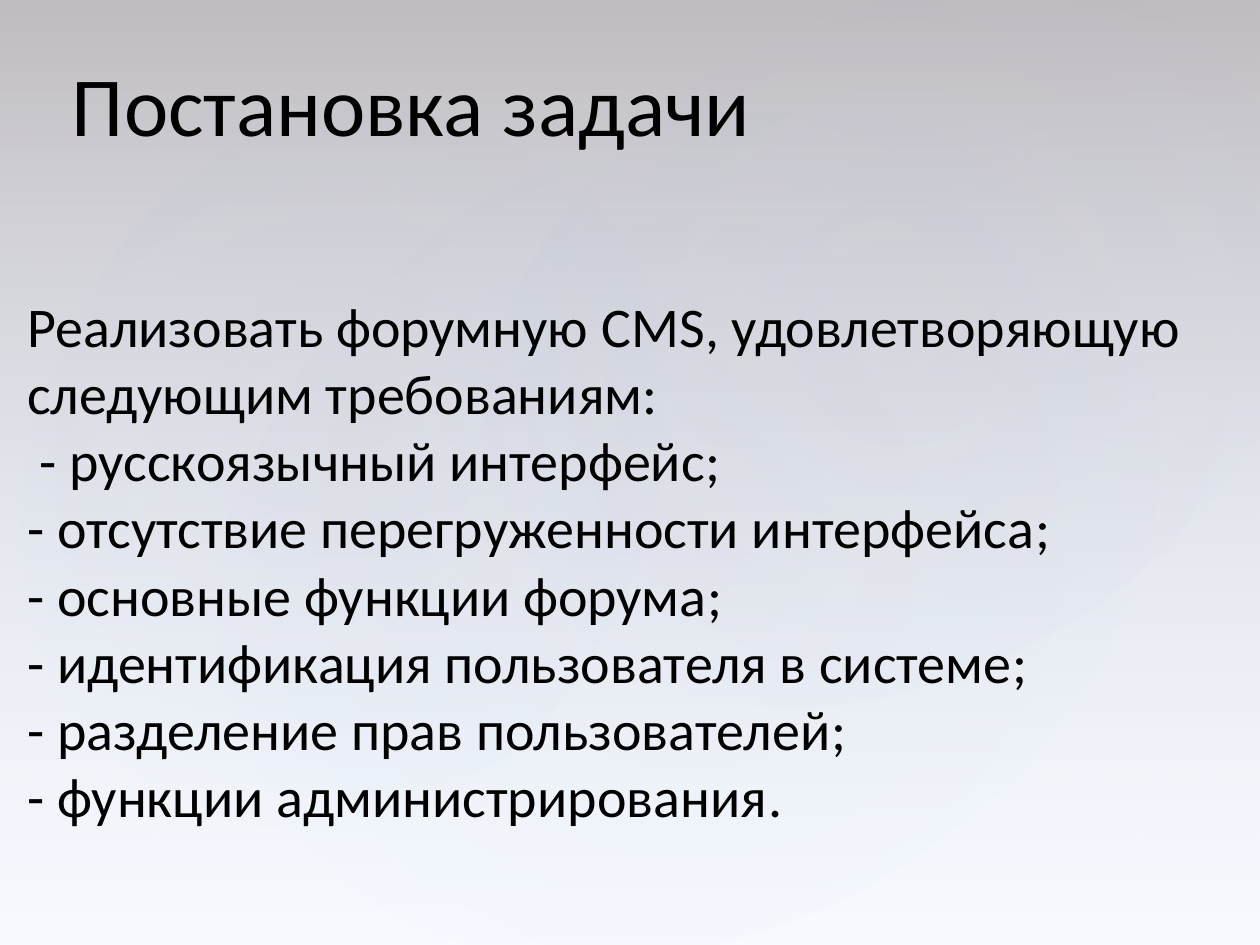
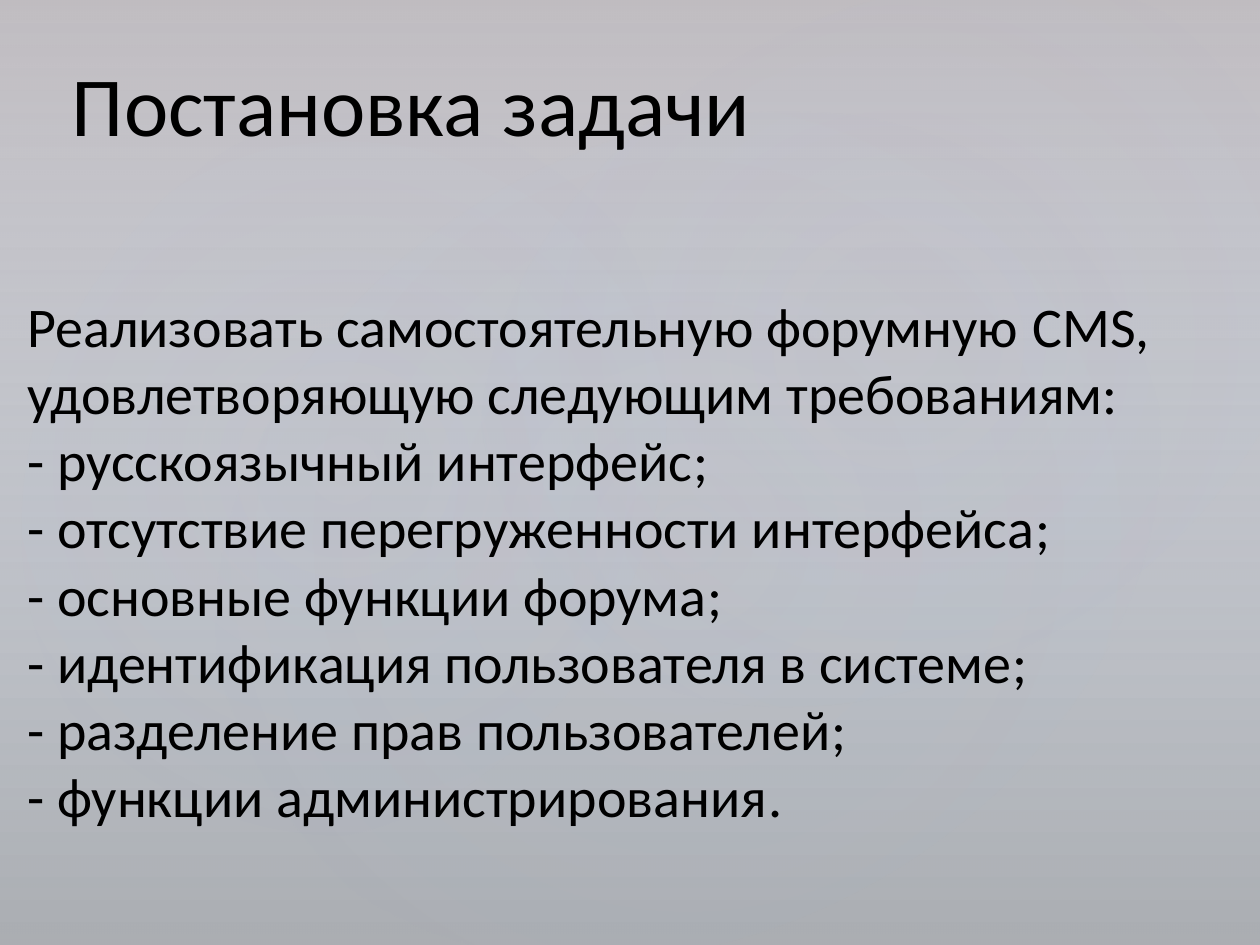
Before and after one commit to serpikovs/in40, a slide deck: slide 6 of !docs/common.pptx. Drawn at 1260x945 pixels with LibreOffice and Linux fonts; fonts in the diff are those of the drawing. Boxes give left, top, right and bottom in pixels: in the first picture for what was removed or moved away, otherwise in the second. Text is boxed around its words. In the diff, an @@ line names an element or a change of style, - is before the commit and + after.

```diff
--- a/!docs/common.pptx
+++ b/!docs/common.pptx
@@ background #FFFFFF to gradient #FFFFFF to #ABABAB @@
@@ text at (27, 309, 1150, 423): text changed @@
-Реализовать форумную CMS, удовлетворяющую следующим требованиям:
+Реализовать самостоятельную форумную CMS, удовлетворяющую следующим требованиям:
```
Also in this commit, not shown: 20 other slides changed, 1 slide added, 7 slides removed.
